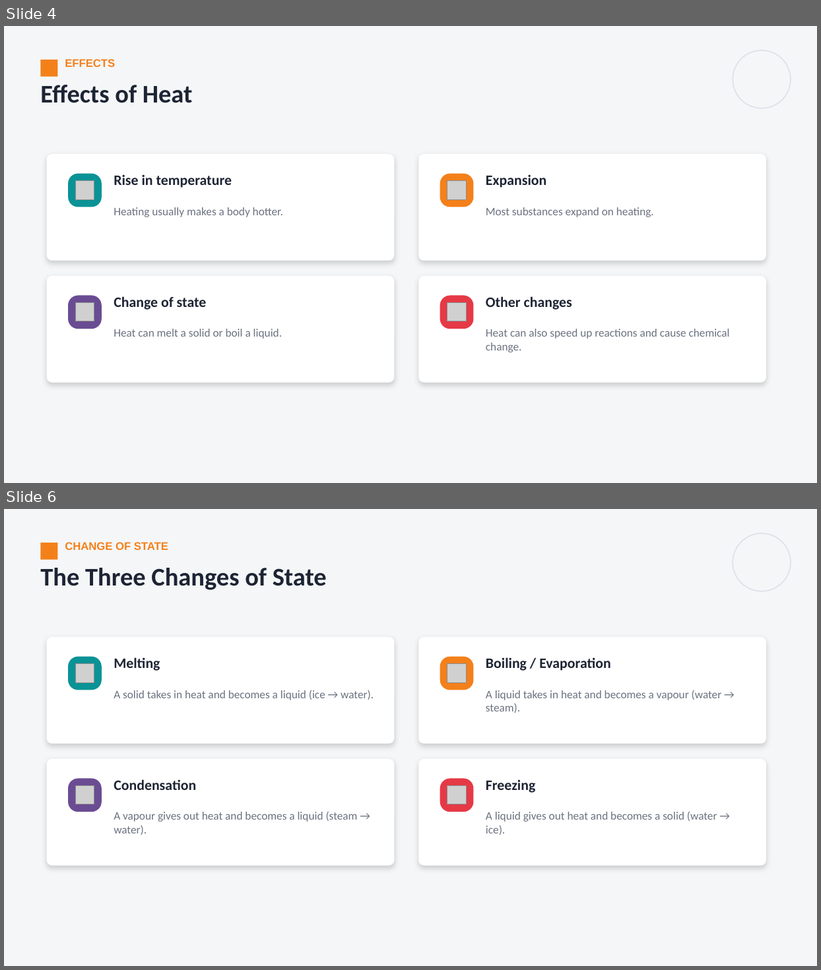
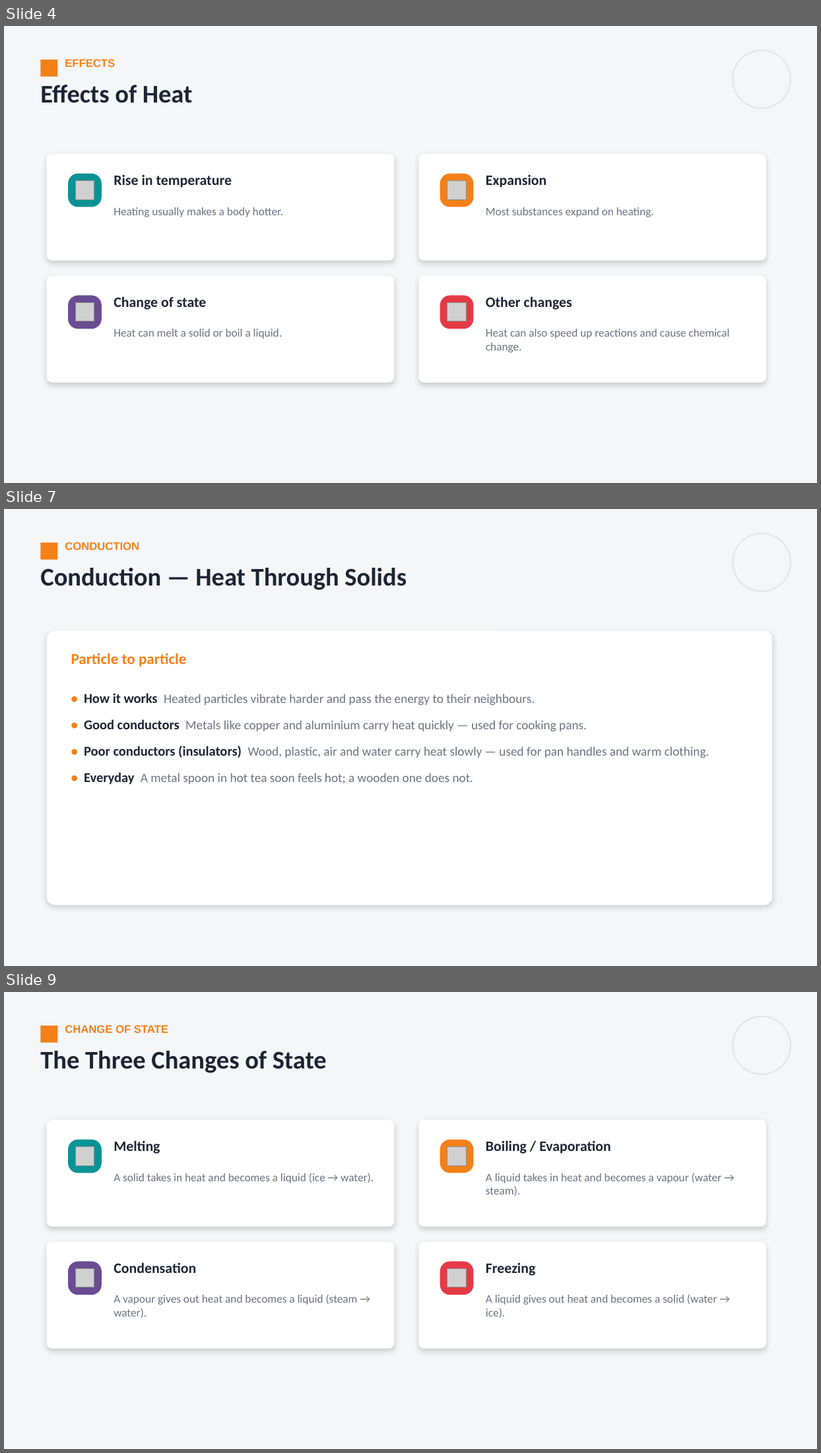
Before and after one commit to parmeshwars2911/MyFirstAR, a slide deck: ppt/Grade08/G8_S53_Heat_Transfer_1.pptx. Shown one above the other, each under a label of ours: slides 4 and 6 before the commit, slides 4, 7 and 9 after it; the slides between them are not shown. The pictures are 821x970 and 821x1453 pixels, drawn with LibreOffice and Linux fonts; fonts in the diff are those of the drawing; grey boxes stand for pictures. Boxes give left, top, right and bottom in pixels: in the first picture for what was removed or moved away, otherwise in the second. Text is boxed around its words. In the diff, an @@ line names an element or a change of style, - is before the commit and + after.

```diff
--- a/ppt/Grade08/G8_S53_Heat_Transfer_1.pptx
+++ b/ppt/Grade08/G8_S53_Heat_Transfer_1.pptx
@@ slide 7 added at (x1=4, y1=509, x2=817, y2=966), background #F4F6F8 @@
@@ rectangle added at (x1=40, y1=543, x2=57, y2=560), fill #F4801A @@
@@ text added at (x1=65, y1=542, x2=139, y2=550), 13 pt, text #F4801A, bold @@
+CONDUCTION
@@ ellipse added at (x1=733, y1=533, x2=791, y2=591), outline #DDE2E8 1.25 pt @@
@@ text added at (x1=40, y1=568, x2=407, y2=590), 30 pt, text #1D2433, bold @@
+Conduction — Heat Through Solids
@@ rounded rectangle added at (x1=47, y1=631, x2=773, y2=906), fill #FFFFFF @@
@@ text added at (x1=71, y1=653, x2=186, y2=667), 18 pt, text #F4801A, bold @@
+Particle to particle
@@ text added at (x1=84, y1=693, x2=710, y2=785), 15 pt, text #6B7280 @@
+• How it works Heated particles vibrate harder and pass the energy to their neighbours.
+• Good conductors Metals like copper and aluminium carry heat quickly — used for cooking pans.
+• Poor conductors (insulators) Wood, plastic, air and water carry heat slowly — used for pan handles and warm clothing.
+• Everyday A metal spoon in hot tea soon feels hot; a wooden one does not.
@@ what was slide 6 is now slide 9 @@
```
Also in this commit, not shown: 2 other slides added, 2 other files.
